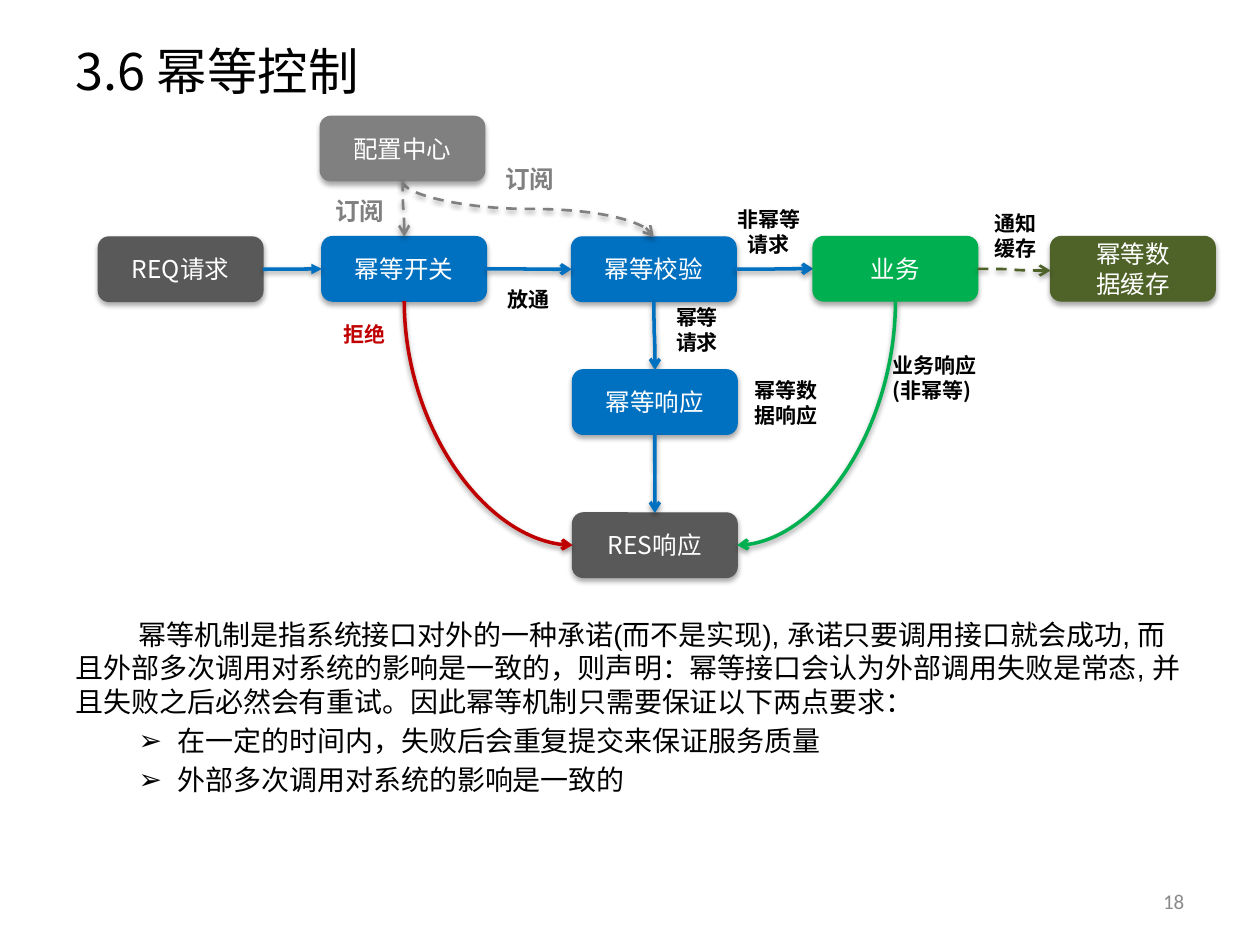
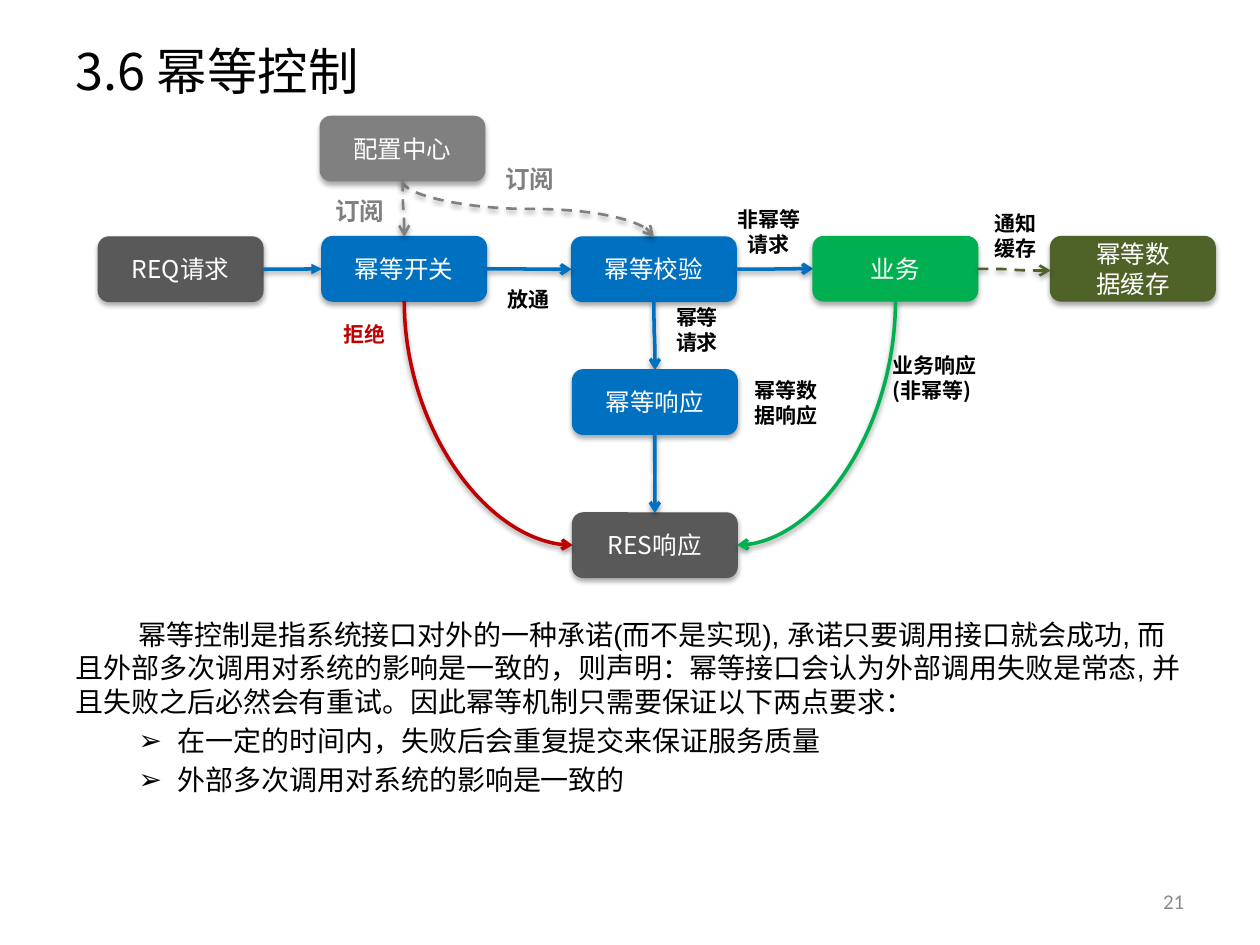
Before and after one commit to yessur3808/neural, a slide deck: slide 21 of docs/Neural_设计方案_V1.3.pptx (slide 18 before the commit). Drawn at 1260x945 pixels with LibreOffice and Linux fonts; fonts in the diff are those of the drawing. Boxes give left, top, right and bottom in pixels: in the first picture for what was removed or moved away, otherwise in the second. Text is boxed around its words. In the diff, an @@ line names an element or a change of style, - is before the commit and + after.

```diff
--- a/docs/Neural_设计方案_V1.3.pptx
+++ b/docs/Neural_设计方案_V1.3.pptx
@@ text at <box>76,621,1180,715</box>: text changed @@
-幂等机制是指系统接口对外的一种承诺(而不是实现), 承诺只要调用接口就会成功, 而且外部多次调用对系统的影响是一致的，则声明：幂等接口会认为外部调用失败是常态, 并且失败之后必然会有重试。因此幂等机制只需要保证以下两点要求：
+幂等控制是指系统接口对外的一种承诺(而不是实现), 承诺只要调用接口就会成功, 而且外部多次调用对系统的影响是一致的，则声明：幂等接口会认为外部调用失败是常态, 并且失败之后必然会有重试。因此幂等机制只需要保证以下两点要求：
@@ page number at <box>1163,895,1184,909</box>: text changed @@
-18
+21
```
Also in this commit, not shown: 16 other slides changed, 9 slides added, 1 slide removed.
